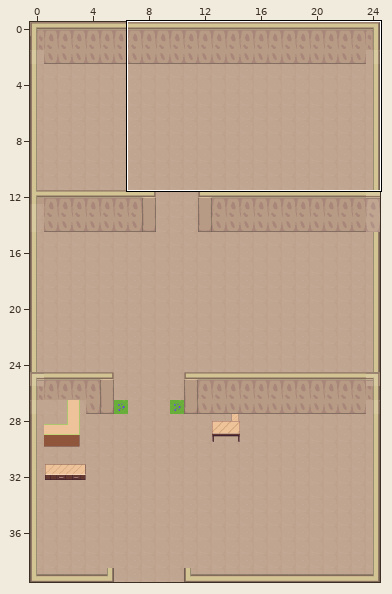
Two versions of a level (Tiled map, assets/tilemaps/UgcStore.tmx). Above, an overview of the earlier version with the close-up marked.
Close-up. Before:
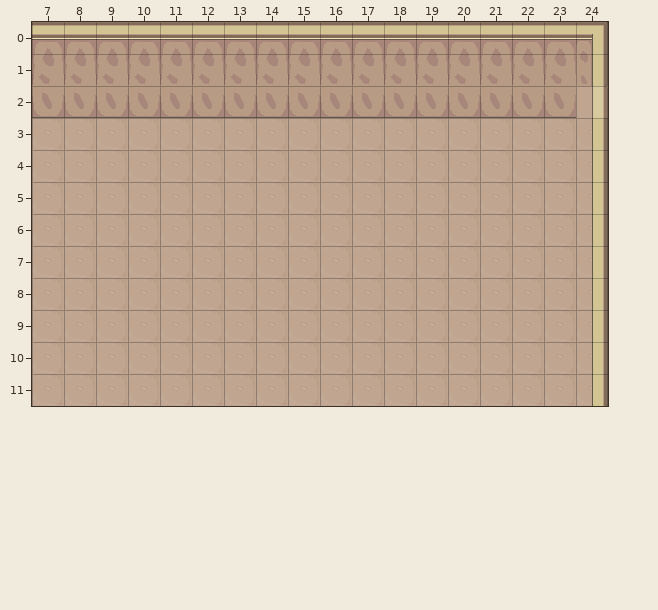
Cells are 32x32 px. Shown: x 7..24, y 0..11. The commit also changed other parts of the map, which this record leaves out. Tiles whose own drawing changed are shown in their newer look in all pictures.
Now the later version:
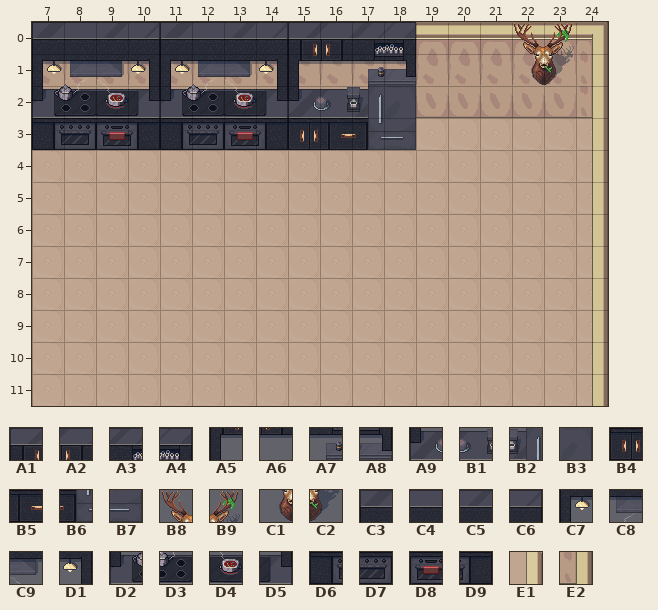
Key: from "UGCs": A1 416, A2 417, A3 418, A4 419, A5 449, A6 450, A7 451, A8 452, A9 482, B1 483, B2 484, B3 485, B4 515, B5 516, B6 517, B7 518, B8 1092, B9 1093, C1 1125, C2 1126, C3 1228, C4 1229, C5 1230, C6 1231, C7 1261, C8 1262, C9 1263, D1 1264, D2 1294, D3 1295, D4 1296, D5 1297, D6 1327, D7 1328, D8 1329, D9 1330; from "blode": E1 252, E2 254.
__ is an empty cell.
Tiles of an added or newly shown layer are drawn over the layers below it.
Change:
Layer "World":
Tile E1 becomes tile E2 in row 2 at x 24.
Layer "World2" (added):
The author put tile A1 in row 0 at x 15.
The author put tile A2 in row 0 at x 16.
The author put tile A3 in row 0 at x 17.
The author put tile A4 in row 0 at x 18.
The author put tile A5 in row 1 at x 15.
The author put tile A6 in row 1 at x 16.
The author put tile A7 in row 1 at x 17.
The author put tile A8 in row 1 at x 18.
The author put tile A9 in row 2 at x 15.
The author put tile B1 in row 2 at x 16.
The author put tile B2 in row 2 at x 17.
The author put tile B3 in row 2 at x 18.
The author put tile B4 in row 3 at x 15.
The author put tile B5 in row 3 at x 16.
The author put tile B6 in row 3 at x 17.
The author put tile B7 in row 3 at x 18.
The author put tile B8 in row 0 at x 22.
The author put tile B9 in row 0 at x 23.
The author put tile C1 in row 1 at x 22.
The author put tile C2 in row 1 at x 23.
The author put tile C3 in row 0 at x 7 and 11.
The author put tile C4 in row 0 at x 8 and 12.
The author put tile C5 in row 0 at x 9 and 13.
The author put tile C6 in row 0 at x 10 and 14.
The author put tile C7 in row 1 at x 7 and 11.
The author put tile C8 in row 1 at x 8 and 12.
The author put tile C9 in row 1 at x 9 and 13.
The author put tile D1 in row 1 at x 10 and 14.
The author put tile D2 in row 2 at x 7 and 11.
The author put tile D3 in row 2 at x 8 and 12.
The author put tile D4 in row 2 at x 9 and 13.
The author put tile D5 in row 2 at x 10 and 14.
The author put tile D6 in row 3 at x 7 and 11.
The author put tile D7 in row 3 at x 8 and 12.
The author put tile D8 in row 3 at x 9 and 13.
The author put tile D9 in row 3 at x 10 and 14.
Boxes around the changes in both close-ups, in picture pixels (x1, y1, x2, y2):
added: (32, 22, 416, 150)
changed: (514, 23, 608, 118)
